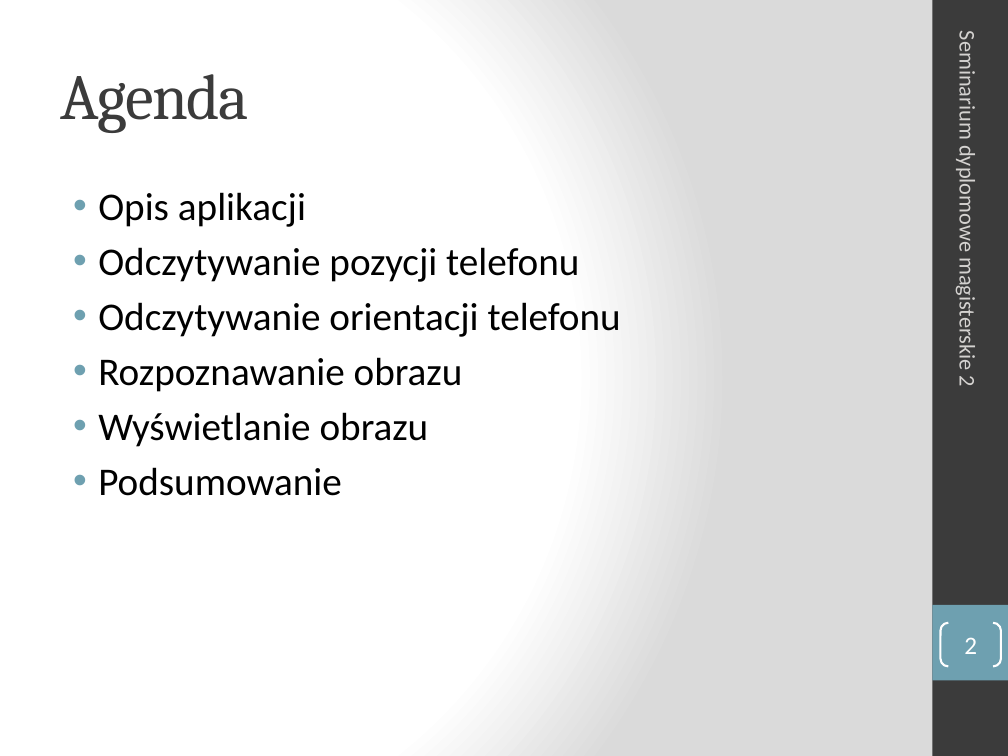
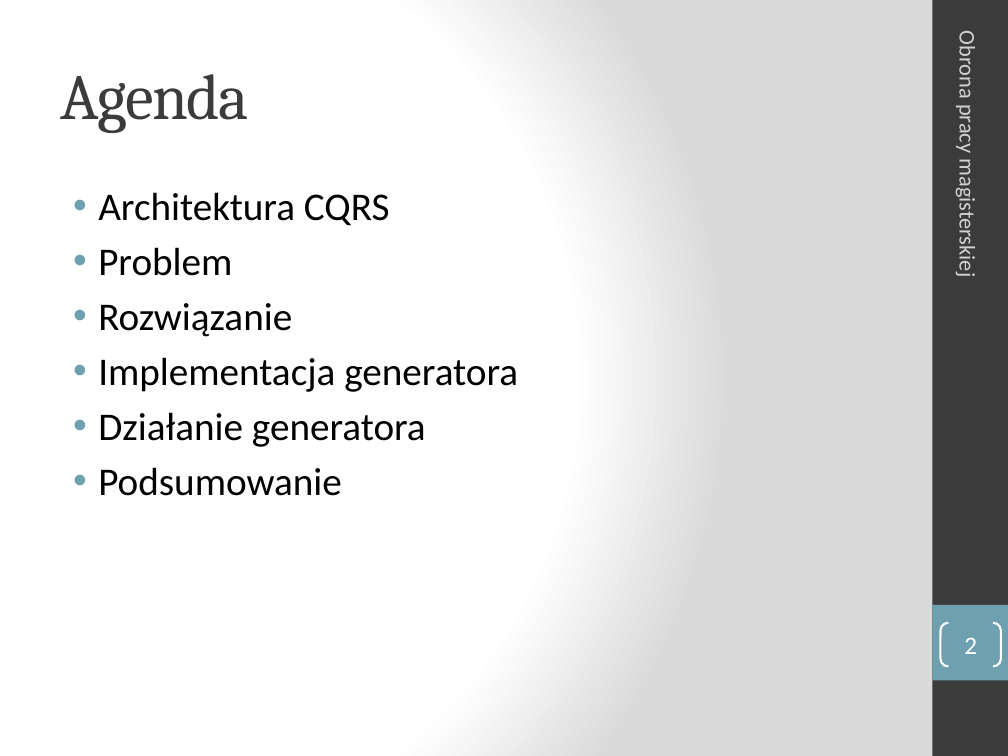
Before and after one commit to manisero/MasterThesis, a slide deck: slide 2 of thesis/presentation/presentation.pptx. Drawn at 1008x756 pixels with LibreOffice and Linux fonts; fonts in the diff are those of the drawing. Boxes give left, top, right and bottom in pixels: in the first picture for what was removed or moved away, otherwise in the second. Text is boxed around its words. In the diff, an @@ line names an element or a change of style, - is before the commit and + after.

```diff
--- a/thesis/presentation/presentation.pptx
+++ b/thesis/presentation/presentation.pptx
@@ text at (x1=954, y1=37, x2=981, y2=274): text changed @@
-Seminarium dyplomowe magisterskie 2
+Obrona pracy magisterskiej
@@ text at (x1=98, y1=192, x2=518, y2=447): text changed @@
-• Opis aplikacji
-• Odczytywanie pozycji telefonu
-• Odczytywanie orientacji telefonu
-• Rozpoznawanie obrazu
-• Wyświetlanie obrazu
+• Architektura CQRS
+• Problem
+• Rozwiązanie
+• Implementacja generatora
+• Działanie generatora
```
Also in this commit, not shown: 4 other slides changed, 1 slide added, 19 slides removed, 1 other file.
